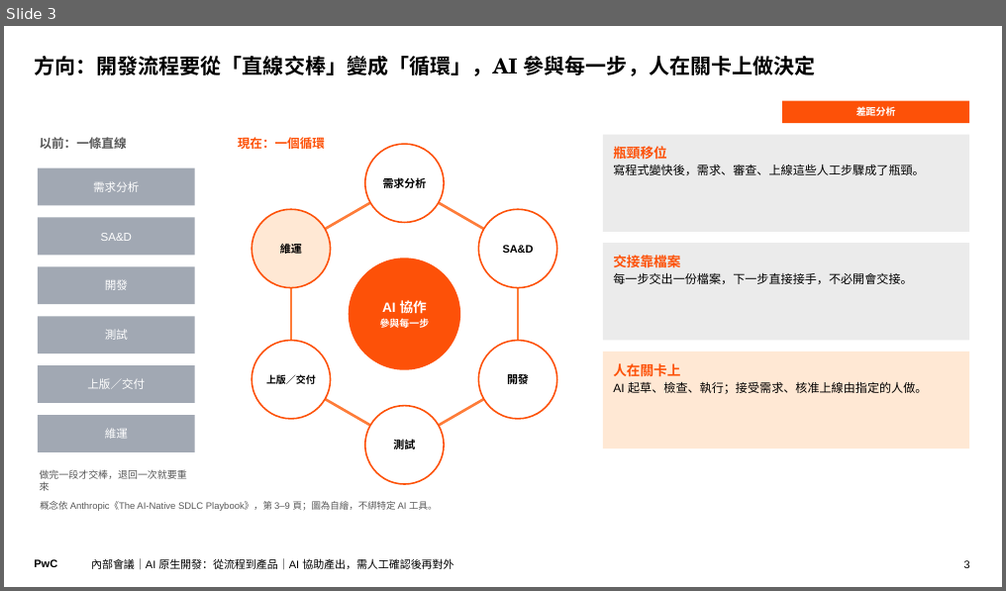
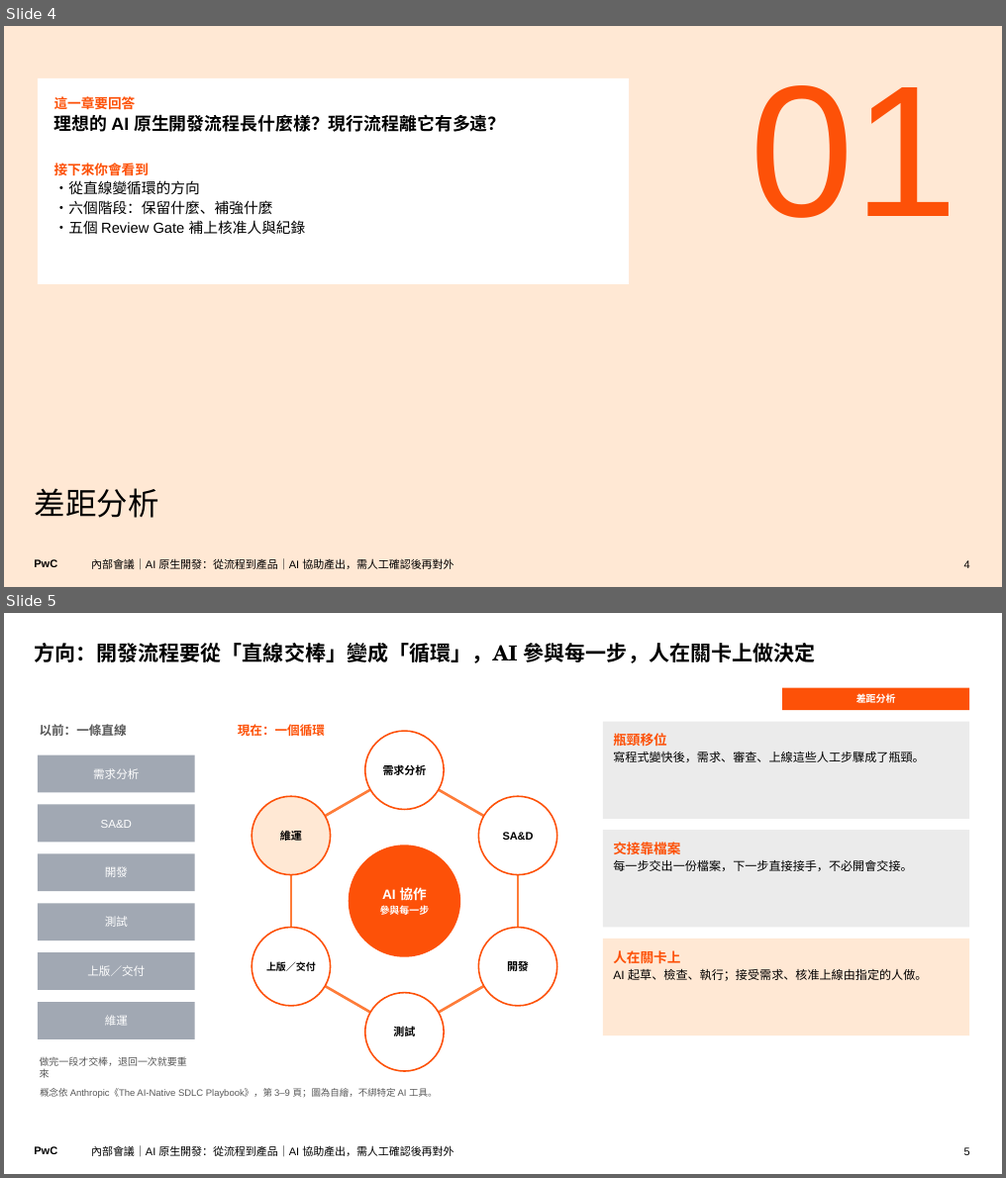
Before and after one commit to Robshao/PwC_FSC1, a slide deck: research/ai-native-sdlc/AI原生開發_從流程到產品_內部會議.pptx. Shown one above the other, each under a label of ours: slide 3 before the commit, slides 4 and 5 after it. The pictures are 1006x591 and 1006x1178 pixels, drawn with LibreOffice and Linux fonts; fonts in the diff are those of the drawing. Boxes give left, top, right and bottom in pixels: in the first picture for what was removed or moved away, otherwise in the second. Text is boxed around its words. In the diff, an @@ line names an element or a change of style, - is before the commit and + after.

```diff
--- a/research/ai-native-sdlc/AI原生開發_從流程到產品_內部會議.pptx
+++ b/research/ai-native-sdlc/AI原生開發_從流程到產品_內部會議.pptx
@@ slide 4 added at (x1=4, y1=26, x2=1002, y2=587), background #FFE8D4; not listed: 1 template element that a slide beside it also shows @@
@@ rectangle added at (x1=38, y1=78, x2=629, y2=284), fill #FFFFFF, 14 pt, text #000000 @@
+這一章要回答
+理想的 AI 原生開發流程長什麼樣？現行流程離它有多遠？
+接下來你會看到
+・從直線變循環的方向
+・六個階段：保留什麼、補強什麼
+・五個 Review Gate 補上核准人與紀錄
@@ text added at (x1=750, y1=85, x2=958, y2=218), 180 pt, text #FD5108 @@
+01
@@ title added at (x1=35, y1=488, x2=159, y2=518), 30 pt, text #000000 @@
+差距分析
@@ text added at (x1=91, y1=559, x2=453, y2=570), 10.5 pt, text #000000 @@
+內部會議｜AI 原生開發：從流程到產品｜AI 協助產出，需人工確認後再對外
@@ page number added at (x1=964, y1=561, x2=970, y2=569), 10.5 pt, text #000000 @@
+4
@@ what was slide 3 is now slide 5 @@
@@ page number at (x1=964, y1=1148, x2=970, y2=1156): text changed @@
-3
+5
```
Also in this commit, not shown: 4 slides changed, 6 other slides added, 3 other files.
